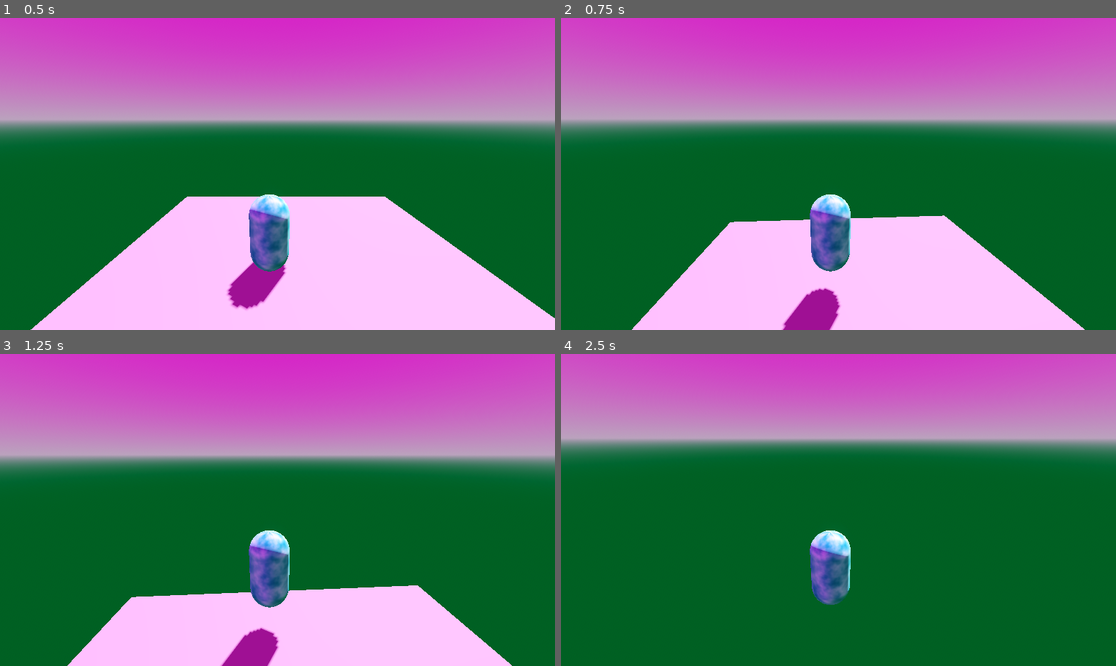
Above: before the commit, frames 1-4 (two rows, left to right).
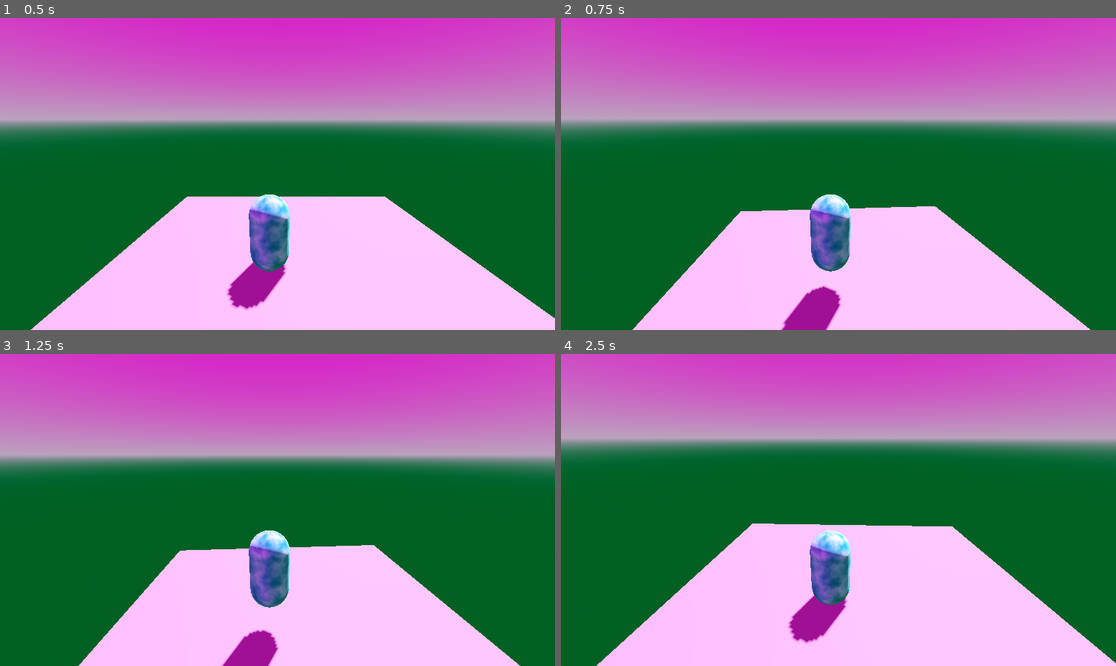
Above: after the commit, the same moments.

Repository: heycrisp/Godot-Cookbook
Game: Godot game, scene res://third-person-controller/demo.tscn
Two runs of this game, one before a commit and one after it. Both use one fixed random seed, a clock stepped at 60 frames per second and the inputs below. The project has no main scene, so this scene is started directly.
Inputs (mouse positions are in pixels of both pictures, inside the frame that each line leads up to):
- Up to frame 1 (0.5 s): no input
- Up to frame 2 (0.75 s): tap Enter at 0.5 s; move the mouse to (866, 174) at 0.52 s; hold W (move_up) from 0.53 s (still down); hold Space (jump) from 0.53 s (still down)
- Up to frame 3 (1.25 s): keep holding W (move_up); keep holding Space (jump)
- Up to frame 4 (2.5 s): keep holding W (move_up); move the mouse to (810, 510) at 1.27 s; release Space (jump) at 1.28 s; tap Down (look_down) at 1.35 s; tap Space (jump) at 1.52, 1.55, 1.82 s; move the mouse to (849, 503) at 2.02 s; hold Space (jump) from 2.03 s (still down); tap Left (look_left) at 2.1 s

Frame 1 is identical in both runs. In frame 2, 1.5% of the frame differs, in the area x 12-96%, y 57-100%; in frame 3, 5.8%; in frame 4, 28%, in the area x 6-100%, y 54-100%.

Commit message:
Implement basic movement state machine

Diff:
--- /dev/null
+++ b/third-person-controllers/third-person-controller/state-machine/fall.gd
@@ -0,0 +1,15 @@
+extends ThirdPersonControllerState
+
+func _enter(_p, _d = {}) -> void:
+	pass
+
+func _exit() -> void:
+	pass
+
+func _do_physics_process(delta: float) -> void:
+	if tpc.is_on_floor():
+		finished.emit(IWR)
+		return
+
+	tpc._do_fall(delta)
+	tpc.move_and_slide()
--- /dev/null
+++ b/third-person-controllers/third-person-controller/state-machine/idle_walk_run.gd
@@ -0,0 +1,18 @@
+extends ThirdPersonControllerState
+
+func _enter(_p, _d = {}) -> void:
+	pass
+
+func _exit() -> void:
+	pass
+
+func _do_physics_process(delta: float) -> void:
+	if not tpc.is_on_floor():
+		finished.emit(FALL)
+		return
+	elif Input.is_action_just_pressed("jump"):
+		finished.emit(JUMP)
+		return
+
+	tpc._do_iwr(delta)
+	tpc.move_and_slide()
--- /dev/null
+++ b/third-person-controllers/third-person-controller/state-machine/jump.gd
@@ -0,0 +1,12 @@
+extends ThirdPersonControllerState
+
+func _enter(_p, _d = {}) -> void:
+	pass
+
+func _exit() -> void:
+	pass
+
+func _do_physics_process(_d) -> void:
+	tpc.velocity.y = tpc.jump_velocity
+	tpc.move_and_slide()
+	finished.emit(FALL)
--- /dev/null
+++ b/third-person-controllers/third-person-controller/state-machine/state.gd
@@ -0,0 +1,12 @@
+class_name ThirdPersonControllerState extends State
+
+const IWR := "IdleWalkRun"
+const JUMP := "Jump"
+const FALL := "Fall"
+
+var tpc: ThirdPersonController
+
+func _ready() -> void:
+	await owner.ready
+	tpc = owner as ThirdPersonController
+	assert(tpc != null, "The ThirdPersonControllerState type must be a direct child of a ThirdPersonController.")
--- /dev/null
+++ b/third-person-controllers/third-person-controller/state-machine/state_machine.gd
@@ -0,0 +1 @@
+extends StateMachine
--- a/third-person-controllers/third-person-controller/third-person-controller.tscn
+++ b/third-person-controllers/third-person-controller/third-person-controller.tscn
@@ -1,6 +1,10 @@
-[gd_scene load_steps=10 format=3 uid="uid://oxyumaw1iadk"]
+[gd_scene load_steps=14 format=3 uid="uid://oxyumaw1iadk"]
 
 [ext_resource type="Script" uid="uid://d0ixx1sbbgv3y" path="res://third-person-controller/third_person_controller.gd" id="1_raonk"]
+[ext_resource type="Script" uid="uid://drcjvbdv55mrc" path="res://third-person-controller/state-machine/state_machine.gd" id="2_hq6i3"]
+[ext_resource type="Script" uid="uid://d2tx5e4nqly0v" path="res://third-person-controller/state-machine/idle_walk_run.gd" id="3_otdli"]
+[ext_resource type="Script" uid="uid://dq5nuw1p8r2m5" path="res://third-person-controller/state-machine/jump.gd" id="4_i6k8c"]
+[ext_resource type="Script" uid="uid://d3bo8vc5ho77h" path="res://third-person-controller/state-machine/fall.gd" id="5_otdli"]
 
 [sub_resource type="Gradient" id="Gradient_fm20d"]
 colors = PackedColorArray(0, 0.623711, 0.62869, 1, 1, 1, 1, 1)
@@ -54,3 +58,16 @@
 
 [node name="Camera3D" type="Camera3D" parent="Twist/Pitch"]
 transform = Transform3D(1, 0, 0, 0, 1, 0, 0, 0, 1, 0.2, 1, 5)
+
+[node name="StateMachine" type="Node" parent="." node_paths=PackedStringArray("initial_state")]
+script = ExtResource("2_hq6i3")
+initial_state = NodePath("IdleWalkRun")
+
+[node name="IdleWalkRun" type="Node" parent="StateMachine"]
+script = ExtResource("3_otdli")
+
+[node name="Jump" type="Node" parent="StateMachine"]
+script = ExtResource("4_i6k8c")
+
+[node name="Fall" type="Node" parent="StateMachine"]
+script = ExtResource("5_otdli")
--- a/third-person-controllers/third-person-controller/third_person_controller.gd
+++ b/third-person-controllers/third-person-controller/third_person_controller.gd
@@ -1,4 +1,4 @@
-extends CharacterBody3D
+class_name ThirdPersonController extends CharacterBody3D
 
 @onready var model: Node3D = $Model
 @onready var twist_pivot: Node3D = $Twist
@@ -10,9 +10,6 @@
 func _process(delta: float) -> void:
 	_camera_rotate_twist(delta)
 	_camera_rotate_pitch(delta)
-
-func _physics_process(delta: float) -> void:
-	_do_iwr(delta)
 
 @export_category("Movement Options")
 @export var speed := 5.0
@@ -29,11 +26,6 @@
 var _last_movement_direction := Vector3.FORWARD
 
 func _do_iwr(delta: float) -> void:
-	if not is_on_floor():
-		velocity += get_gravity() * delta
-	elif Input.is_action_pressed("jump"):
-		velocity += Vector3.UP * jump_velocity
-
 	var input_vector := Input.get_vector("move_left", "move_right", "move_up", "move_down")
 	var input_magnitude := minf(input_vector.length(), 1)
 	var input_direction = input_vector.normalized()
@@ -48,8 +40,10 @@
 
 	var target_angle := Vector3.FORWARD.signed_angle_to(_last_movement_direction, Vector3.UP)
 	model.rotation.y = lerp_angle(model.rotation.y, target_angle, rotation_speed * delta)
-	move_and_slide()
 
+
+func _do_fall(delta: float) -> void:
+	velocity += get_gravity() * delta
 
 @export_category("Camera Options")
 @export var camera_init_twist := 0.0
Not shown, added: third-person-controllers/third-person-controller/state-machine/fall.gd.uid
Not shown, added: third-person-controllers/third-person-controller/state-machine/idle_walk_run.gd.uid
Not shown, added: third-person-controllers/third-person-controller/state-machine/jump.gd.uid
Not shown, added: third-person-controllers/third-person-controller/state-machine/state.gd.uid
Not shown, added: third-person-controllers/third-person-controller/state-machine/state_machine.gd.uid
